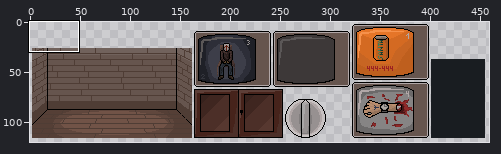
Edited in one commit: sprite sheet (assets/secondFloor.png). The first picture is a wide view before the edit; the outline marks the close-up.
Close-up. Before the edit:
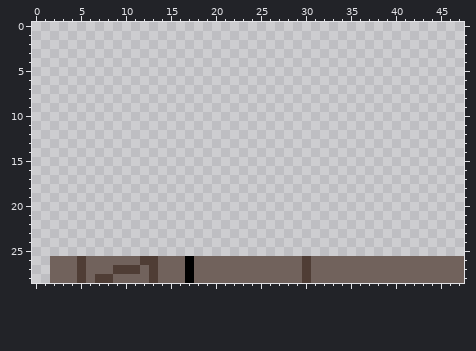
The file is 512x128 pixels. Colours within 5 levels of each other are drawn and written as one. Shown: x 0..47, y 0..28. The wide view leaves out empty margins. The commit also changed other parts of the picture, which this record leaves out.
The same view after the edit:
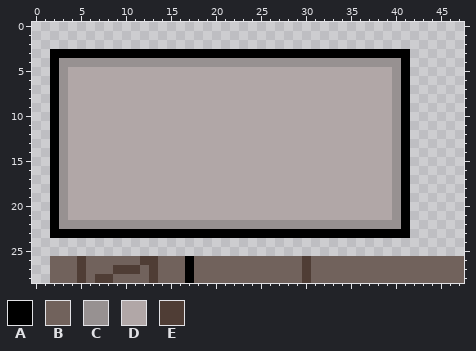
Palette (. is transparent): A #000000  B #71625c  C #979191  D #b1a7a7  E #4f3d35
From old to new:
Changed rows in their new state; - is an unchanged pixel.
first column x 2:
 3 AAAAAAAAAAAAAAAAAAAAAAAAAAAAAAAAAAAAAAAA
 4 ACCCCCCCCCCCCCCCCCCCCCCCCCCCCCCCCCCCCCCA
 5 ACDDDDDDDDDDDDDDDDDDDDDDDDDDDDDDDDDDDDCA
 6 ACDDDDDDDDDDDDDDDDDDDDDDDDDDDDDDDDDDDDCA
 7 ACDDDDDDDDDDDDDDDDDDDDDDDDDDDDDDDDDDDDCA
 8 ACDDDDDDDDDDDDDDDDDDDDDDDDDDDDDDDDDDDDCA
 9 ACDDDDDDDDDDDDDDDDDDDDDDDDDDDDDDDDDDDDCA
10 ACDDDDDDDDDDDDDDDDDDDDDDDDDDDDDDDDDDDDCA
11 ACDDDDDDDDDDDDDDDDDDDDDDDDDDDDDDDDDDDDCA
12 ACDDDDDDDDDDDDDDDDDDDDDDDDDDDDDDDDDDDDCA
13 ACDDDDDDDDDDDDDDDDDDDDDDDDDDDDDDDDDDDDCA
14 ACDDDDDDDDDDDDDDDDDDDDDDDDDDDDDDDDDDDDCA
15 ACDDDDDDDDDDDDDDDDDDDDDDDDDDDDDDDDDDDDCA
16 ACDDDDDDDDDDDDDDDDDDDDDDDDDDDDDDDDDDDDCA
17 ACDDDDDDDDDDDDDDDDDDDDDDDDDDDDDDDDDDDDCA
18 ACDDDDDDDDDDDDDDDDDDDDDDDDDDDDDDDDDDDDCA
19 ACDDDDDDDDDDDDDDDDDDDDDDDDDDDDDDDDDDDDCA
20 ACDDDDDDDDDDDDDDDDDDDDDDDDDDDDDDDDDDDDCA
21 ACDDDDDDDDDDDDDDDDDDDDDDDDDDDDDDDDDDDDCA
22 ACCCCCCCCCCCCCCCCCCCCCCCCCCCCCCCCCCCCCCA
23 AAAAAAAAAAAAAAAAAAAAAAAAAAAAAAAAAAAAAAAA
Boxes around the changes in both close-ups, in picture pixels (x1, y1, x2, y2):
added: (50, 49, 410, 238)
